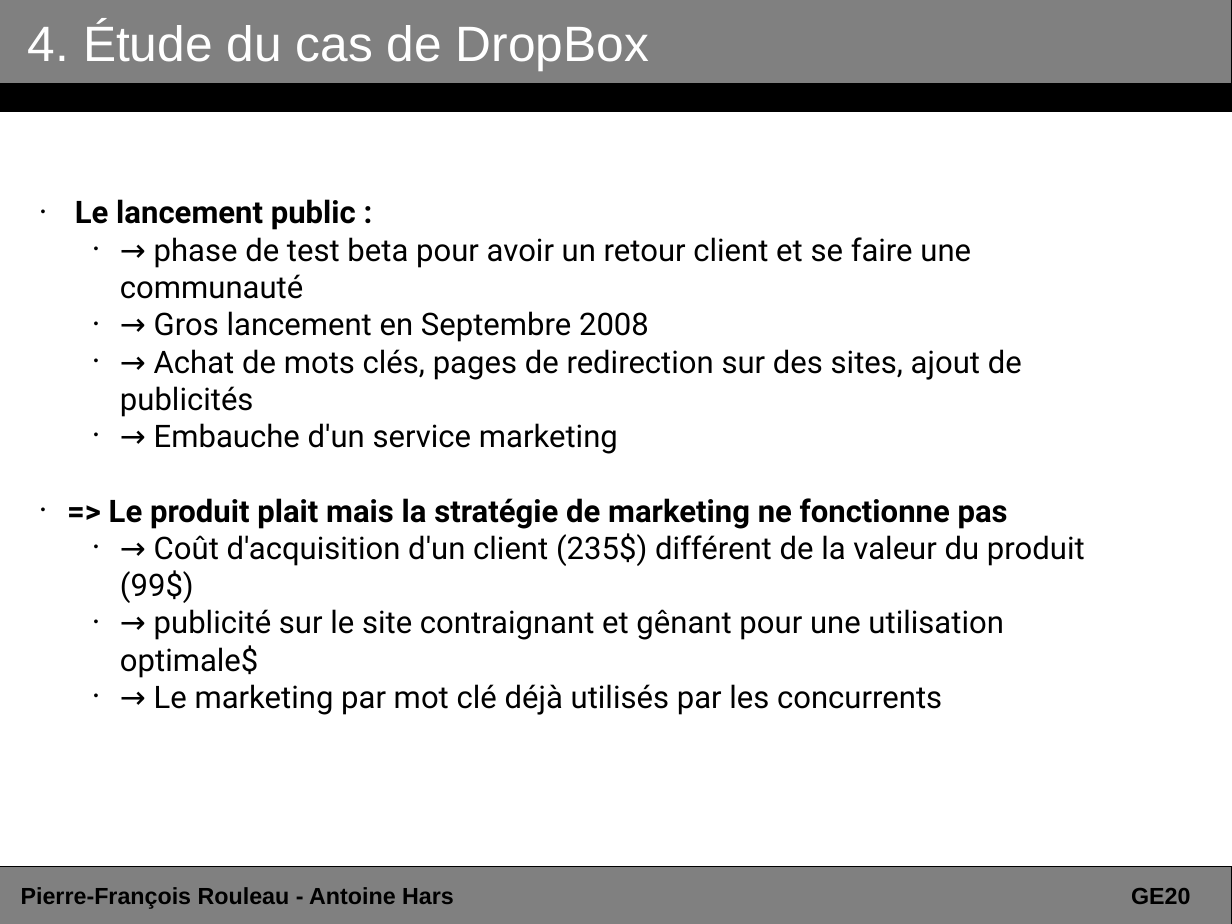
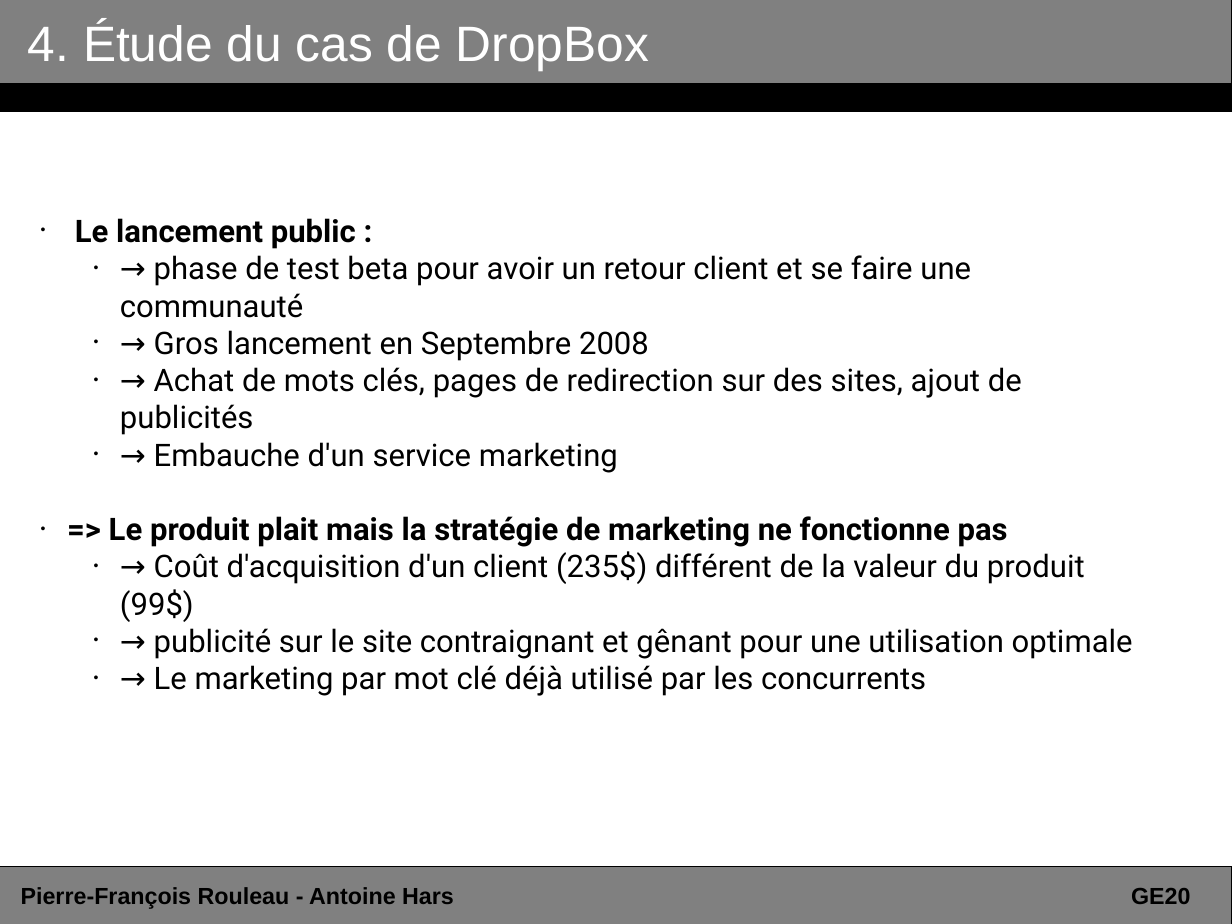
Before and after one commit to ahars/ge20, a slide deck: slide 17 of presentation_dropbox.odp. Drawn at 1232x924 pixels with LibreOffice and Linux fonts; fonts in the diff are those of the drawing. Boxes give left, top, right and bottom in pixels: in the first picture for what was removed or moved away, otherwise in the second. Text is boxed around its words. In the diff, an @@ line names an element or a change of style, - is before the commit and + after.

```diff
--- a/presentation_dropbox.odp
+++ b/presentation_dropbox.odp
@@ subtitle at [154, 628, 1133, 696]: text changed @@
-    • → publicité sur le site contraignant et gênant pour une utilisation optimale$
-    • → Le marketing par mot clé déjà utilisés par les concurrents
+    • → publicité sur le site contraignant et gênant pour une utilisation optimale
+    • → Le marketing par mot clé déjà utilisé par les concurrents
```
Also in this commit, not shown: 7 other slides changed, 3 slides added, 2 other files.
